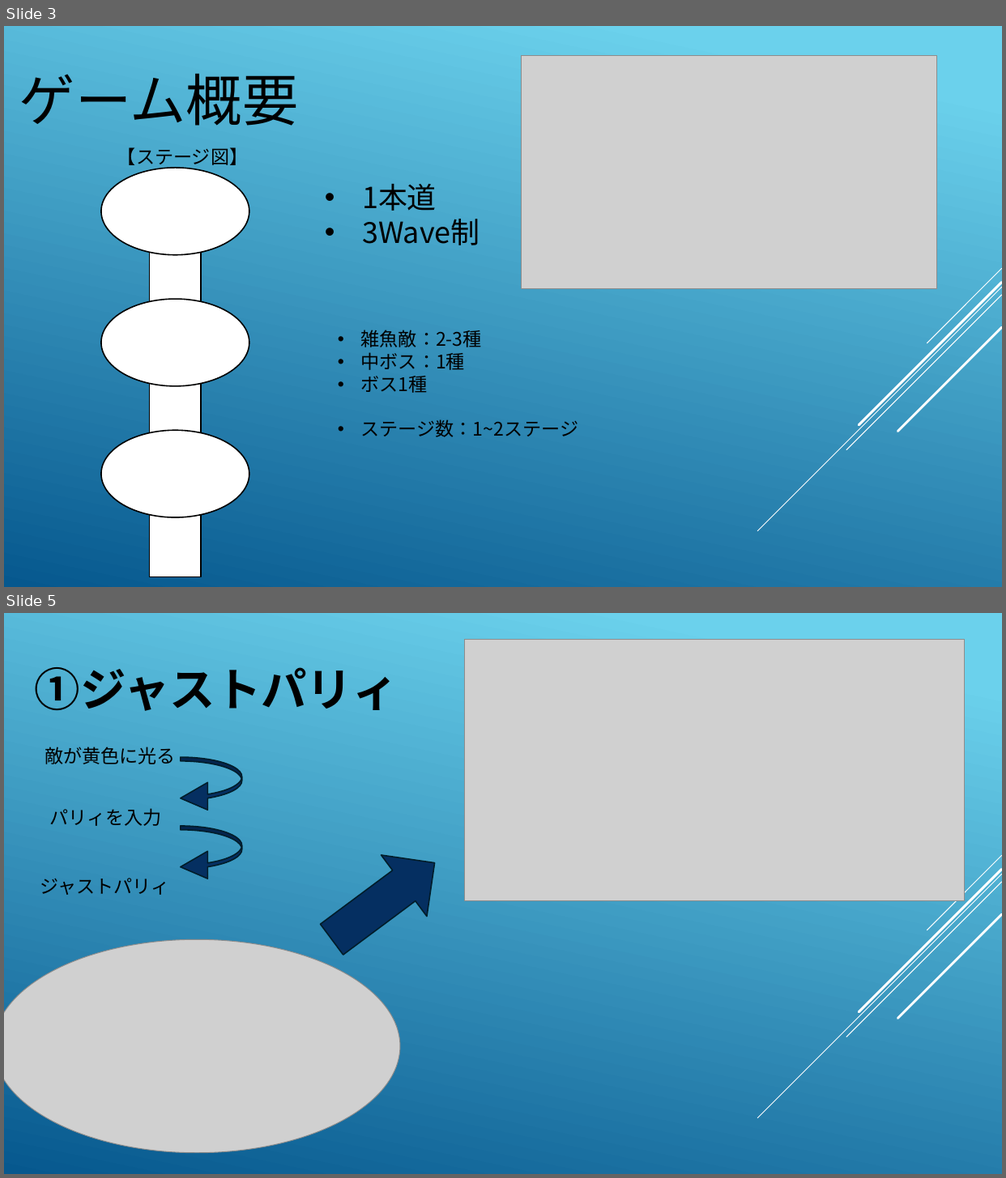
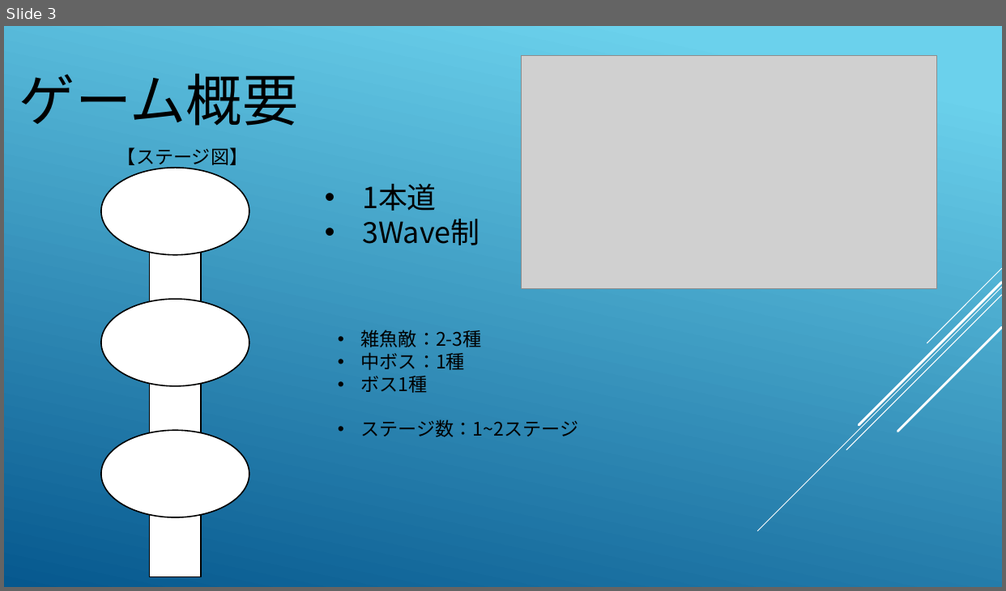
Before and after one commit to hir4rin/2026_summer, a slide deck: 進捗/2026_summer企画書part2.pptx. Shown one above the other, each under a label of ours: slides 3 and 5 before the commit, slide 3 after it; the slides between them are not shown. The pictures are 1006x1178 and 1006x591 pixels, drawn with LibreOffice and Linux fonts; fonts in the diff are those of the drawing; grey boxes stand for pictures. Boxes give left, top, right and bottom in pixels: in the first picture for what was removed or moved away, otherwise in the second. Text is boxed around its words. In the diff, an @@ line names an element or a change of style, - is before the commit and + after.

```diff
--- a/進捗/2026_summer企画書part2.pptx
+++ b/進捗/2026_summer企画書part2.pptx
@@ slide 5 removed at (x1=4, y1=613, x2=1002, y2=1174), background gradient #6ED2EB to #06588E; not listed: 5 template elements that a slide beside it also shows @@
@@ picture removed at (x1=465, y1=639, x2=965, y2=901) @@
@@ title removed at (x1=35, y1=667, x2=398, y2=711) @@
-①ジャストパリィ
@@ text removed at (x1=44, y1=747, x2=176, y2=764) @@
-敵が黄色に光る
@@ curved left arrow removed at (x1=181, y1=757, x2=242, y2=812) @@
@@ text removed at (x1=49, y1=808, x2=162, y2=826) @@
-パリィを入力
@@ curved left arrow removed at (x1=181, y1=826, x2=242, y2=881) @@
@@ right arrow removed at (x1=309, y1=833, x2=458, y2=970) @@
@@ text removed at (x1=40, y1=878, x2=170, y2=895) @@
-ジャストパリィ
@@ picture removed at (x1=4, y1=940, x2=400, y2=1153) @@
```
Also in this commit, not shown: 3 slides changed, 2 slides added, 1 other slide removed, 1 other file.
